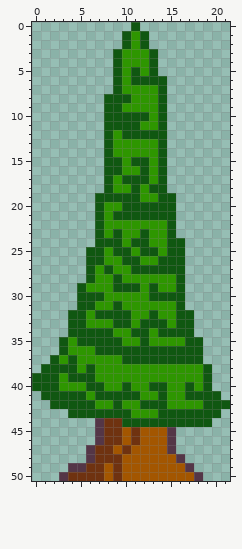
One commit to this pixel-art sprite: assets/img/arbres/Arbre2.png. That is the earlier state.
The file is 154x357 pixels, drawn in blocks of 7x7; one block is one cell here.
After:
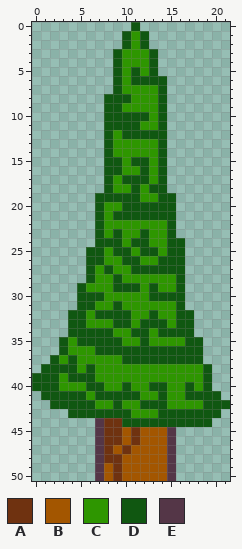
Palette (. is transparent): A #6f3210  B #a35600  C #2e9600  D #105711  E #543647
What changed:
{"y":47,"x":6,"old":"EA","new":".E"}
{"y":48,"x":6,"old":"EA","new":".E"}
{"y":48,"x":15,"old":"BE","new":"E."}
{"y":49,"x":4,"old":"EEAA","new":"...E"}
{"y":49,"x":15,"old":"BBE","new":"E.."}
{"y":50,"x":3,"old":"EAAAA","new":"....E"}
{"y":50,"x":15,"old":"BBBE","new":"E..."}
